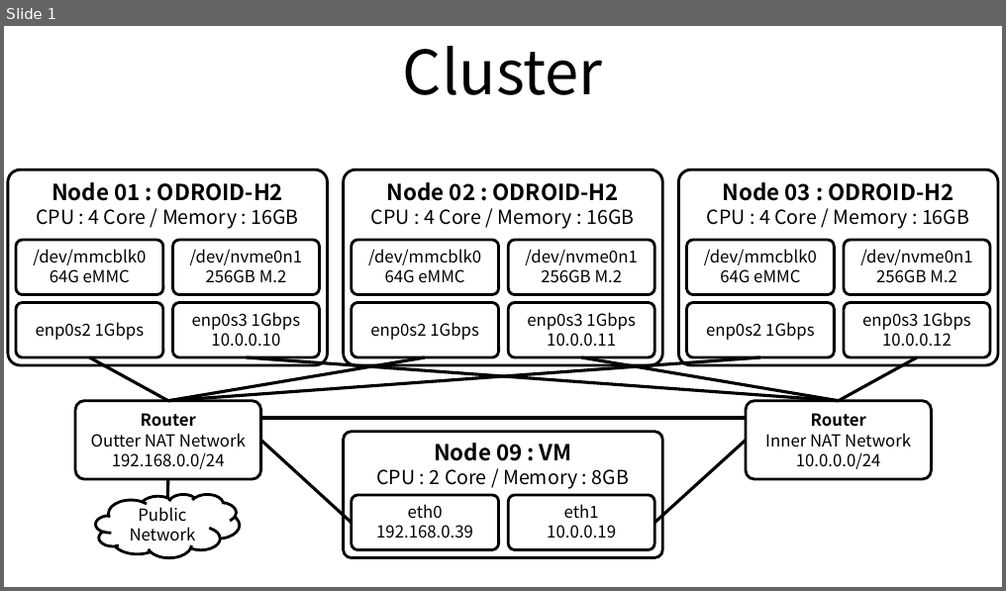
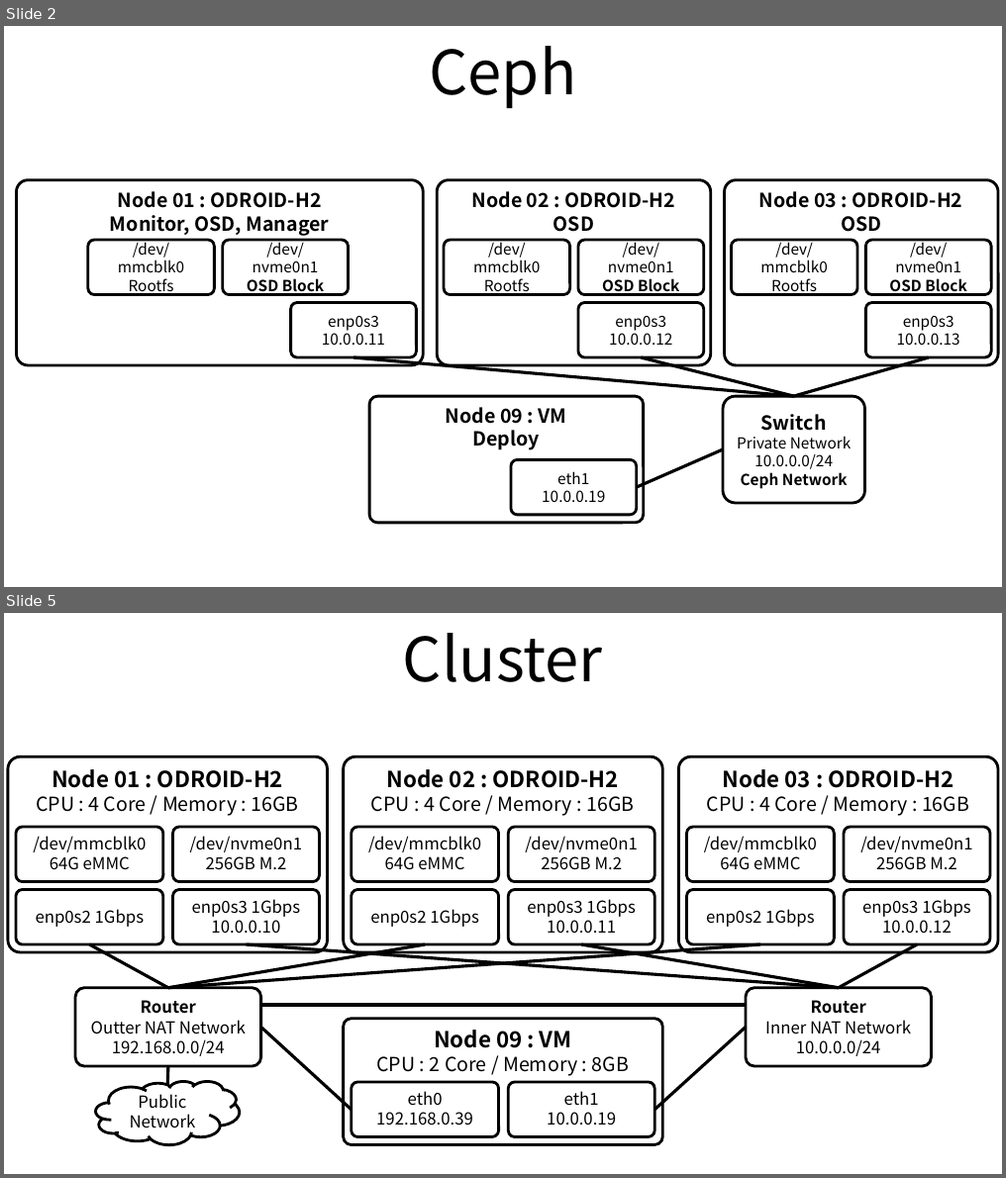
Before and after one commit to ssup2/blog-old, a slide deck: images/record/ODROID-H2_Cluster_Build/ODROID-H2_Cluster_Build.pptx. Shown one above the other, each under a label of ours: slide 1 before the commit, slides 2 and 5 after it; the slides between them are not shown. The pictures are 1006x591 and 1006x1178 pixels, drawn with LibreOffice and Linux fonts; fonts in the diff are those of the drawing. Boxes give left, top, right and bottom in pixels: in the first picture for what was removed or moved away, otherwise in the second. Text is boxed around its words. In the diff, an @@ line names an element or a change of style, - is before the commit and + after.

```diff
--- a/images/record/ODROID-H2_Cluster_Build/ODROID-H2_Cluster_Build.pptx
+++ b/images/record/ODROID-H2_Cluster_Build/ODROID-H2_Cluster_Build.pptx
@@ slide 2 added at [4,26,1002,587], background #FFFFFF @@
@@ title added at [429,46,576,108], 44 pt, text #000000 @@
+Ceph
@@ rounded rectangle added at [16,180,423,367], outline #000000 2 pt, 14 pt, text #000000, bold @@
+Node 01 : ODROID-H2
+Monitor, OSD, Manager
@@ rounded rectangle added at [437,180,711,367], outline #000000 2 pt, 14 pt, text #000000, bold @@
+Node 02 : ODROID-H2
+OSD
@@ rounded rectangle added at [725,180,998,367], outline #000000 2 pt, 14 pt, text #000000, bold @@
+Node 03 : ODROID-H2
+OSD
@@ rounded rectangle added at [88,240,215,294], outline #000000 2 pt, 11 pt, text #000000 @@
+/dev/mmcblk0
+Rootfs
@@ rounded rectangle added at [223,240,349,294], outline #000000 2 pt, 11 pt, text #000000 @@
+/dev/nvme0n1
+OSD Block
@@ rounded rectangle added at [445,240,571,294], outline #000000 2 pt, 11 pt, text #000000 @@
+/dev/mmcblk0
+Rootfs
@@ rounded rectangle added at [578,240,704,294], outline #000000 2 pt, 11 pt, text #000000 @@
+/dev/nvme0n1
+OSD Block
@@ rounded rectangle added at [732,240,858,294], outline #000000 2 pt, 11 pt, text #000000 @@
+/dev/mmcblk0
+Rootfs
@@ rounded rectangle added at [865,240,991,294], outline #000000 2 pt, 11 pt, text #000000 @@
+/dev/nvme0n1
+OSD Block
@@ rounded rectangle added at [290,302,416,358], outline #000000 2 pt, 11 pt, text #000000 @@
+enp0s3
+10.0.0.11
@@ rounded rectangle added at [578,302,704,358], outline #000000 2 pt, 11 pt, text #000000 @@
+enp0s3
+10.0.0.12
@@ rounded rectangle added at [865,302,991,358], outline #000000 2 pt, 11 pt, text #000000 @@
+enp0s3
+10.0.0.13
@@ line added from (353, 358) to (793, 396), #000000 2.25 pt @@
@@ line added from (641, 358) to (793, 396), #000000 2.25 pt @@
@@ line added from (928, 358) to (793, 396), #000000 2.25 pt @@
@@ rounded rectangle added at [369,396,643,523], outline #000000 2 pt, 14 pt, text #000000, bold @@
+Node 09 : VM
+Deploy
@@ rounded rectangle added at [723,396,864,503], outline #000000 2 pt, 11 pt, text #000000 @@
+Switch
+Private Network
+10.0.0.0/24
+Ceph Network
@@ rounded rectangle added at [511,460,637,515], outline #000000 2 pt, 11 pt, text #000000 @@
+eth1
+10.0.0.19
@@ line added from (637, 487) to (723, 450), #000000 2.25 pt @@
@@ what was slide 1 is now slide 5 @@
```
Also in this commit, not shown: 2 other slides added, 4 other files.
